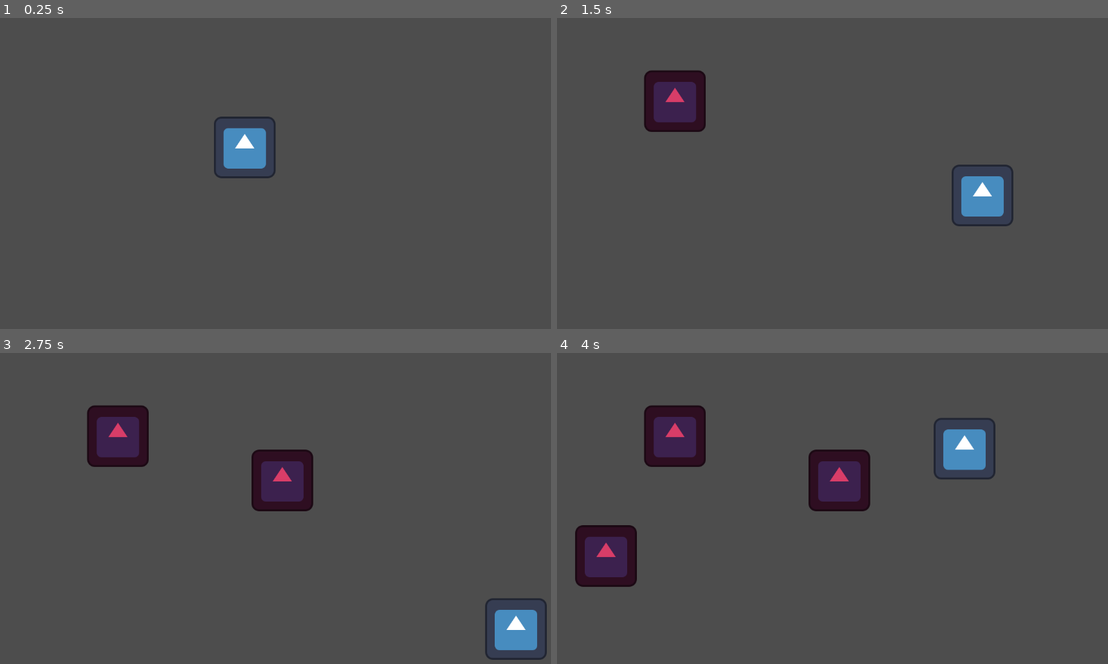
Above: before the commit, frames 1-4 (two rows, left to right).
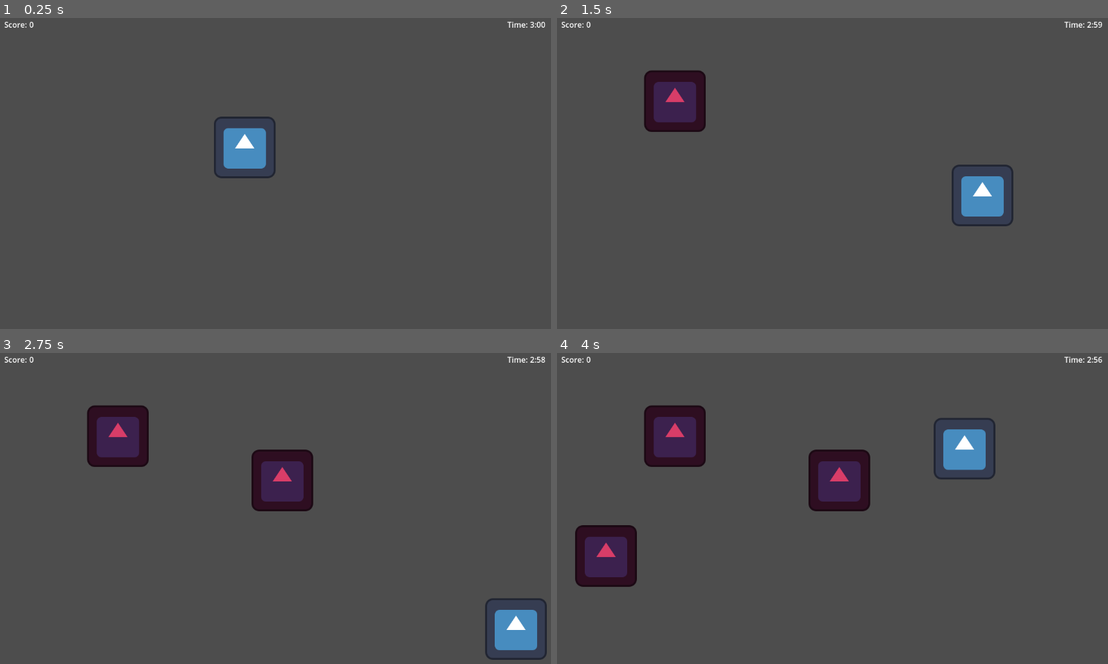
Above: after the commit, the same moments.

Repository: KevinGage/RyanTruckGame
Game: Godot game, scene res://world.tscn
Two runs of this game, one before a commit and one after it. Both use one fixed random seed, a clock stepped at 60 frames per second and the inputs below. The engine's default icon, where the game draws it, is replaced by a stand-in: a white triangle on a blue panel in a dark square.
Inputs:
- Up to frame 1 (0.25 s): no input
- Up to frame 2 (1.5 s): tap Enter at 0.5 s; hold Right (right) 0.53-1.28 s; hold S (down) from 1.28 s (still down)
- Up to frame 3 (2.75 s): release S (down) at 2.03 s; hold Right (right) from 2.03 s (still down)
- Up to frame 4 (4 s): tap Space at 2.75 s; release Right (right) at 2.78 s; hold Up (up) 2.78-3.53 s; hold A (left) from 3.53 s (still down)

The runs differ from the first frame. In frame 1, 0.1% of the frame differs, in the area x 0-99%, y 1-4%; in frame 2, 0.1%; in frame 3, 0.1%; in frame 4, 0.1%.

Commit message:
added UI, score, and timer

Diff:
--- /dev/null
+++ b/Timer.gd
@@ -0,0 +1,5 @@
+extends Timer
+
+
+func _on_timeout():
+	Globals.remaining_seconds -= 1
--- /dev/null
+++ b/globals/globals.gd
@@ -0,0 +1,30 @@
+extends Node
+
+signal score_changed
+signal remaining_seconds_changed
+signal game_over
+
+var current_score = 0:
+	get:
+		return current_score
+	set(value):
+		current_score = value
+		score_changed.emit()
+
+var remaining_seconds = 180:
+	get:
+		return remaining_seconds
+	set(value):
+		remaining_seconds = value
+		remaining_seconds_changed.emit()
+		if remaining_seconds <= 0:
+			game_over.emit()
+
+var remaining_time:
+	get:
+		@warning_ignore("integer_division")
+		var minutes = (remaining_seconds / 60) % 60
+		var seconds = remaining_seconds % 60
+		return "%01d:%02d" % [minutes, seconds]
+	set(_value):
+		pass
--- a/project.godot
+++ b/project.godot
@@ -14,6 +14,10 @@
 run/main_scene="res://world.tscn"
 config/features=PackedStringArray("4.1", "Mobile")
 config/icon="res://icon.svg"
+
+[autoload]
+
+Globals="*res://globals/globals.gd"
 
 [input]
 
--- a/scenes/car.gd
+++ b/scenes/cars/car.gd
@@ -3,6 +3,7 @@
 signal car_crushed(car)
 
 func _on_body_entered(_body):
+	Globals.current_score += 1
 	car_crushed.emit(self)
 
 func get_shape() -> Shape2D:
--- a/scenes/cars/car.tscn
+++ b/scenes/cars/car.tscn
@@ -1,13 +1,13 @@
 [gd_scene load_steps=4 format=3 uid="uid://bysbxb2kpcu2p"]
 
+[ext_resource type="Script" path="res://scenes/cars/car.gd" id="1_1xkic"]
 [ext_resource type="Texture2D" uid="uid://dmuyirhhvkk4i" path="res://icon.svg" id="1_lkq20"]
-[ext_resource type="Script" path="res://scenes/car.gd" id="1_uyd2c"]
 
 [sub_resource type="RectangleShape2D" id="RectangleShape2D_53v85"]
 size = Vector2(128, 128)
 
 [node name="car" type="Area2D"]
-script = ExtResource("1_uyd2c")
+script = ExtResource("1_1xkic")
 
 [node name="Sprite2D" type="Sprite2D" parent="."]
 modulate = Color(0.847059, 0.239216, 0.407843, 1)
--- /dev/null
+++ b/scenes/ui/ui.gd
@@ -0,0 +1,18 @@
+extends CanvasLayer
+
+@onready var score_label: Label = $MarginContainer/ScoreContainer/HBoxContainer/Score
+@onready var time_label: Label = $MarginContainer/TimeContainer/HBoxContainer/Time
+
+
+func _ready():
+	Globals.connect("score_changed", update_score_text)
+	Globals.connect("remaining_seconds_changed", update_time_text)
+	update_score_text()
+	update_time_text()
+
+func update_score_text():
+	score_label.text = str(Globals.current_score)
+
+
+func update_time_text():
+	time_label.text = str(Globals.remaining_time)
--- /dev/null
+++ b/scenes/ui/ui.tscn
@@ -0,0 +1,59 @@
+[gd_scene load_steps=2 format=3 uid="uid://rfhsixegd6ax"]
+
+[ext_resource type="Script" path="res://scenes/ui/ui.gd" id="1_7pf7a"]
+
+[node name="UI" type="CanvasLayer"]
+script = ExtResource("1_7pf7a")
+
+[node name="MarginContainer" type="MarginContainer" parent="."]
+anchors_preset = 10
+anchor_right = 1.0
+grow_horizontal = 2
+theme_override_constants/margin_left = 47
+theme_override_constants/margin_top = 13
+theme_override_constants/margin_right = 53
+
+[node name="ScoreContainer" type="Control" parent="MarginContainer"]
+layout_mode = 2
+size_flags_horizontal = 0
+size_flags_vertical = 4
+
+[node name="HBoxContainer" type="HBoxContainer" parent="MarginContainer/ScoreContainer"]
+layout_mode = 1
+anchors_preset = 15
+anchor_right = 1.0
+anchor_bottom = 1.0
+grow_horizontal = 2
+grow_vertical = 2
+size_flags_horizontal = 4
+
+[node name="Label" type="Label" parent="MarginContainer/ScoreContainer/HBoxContainer"]
+layout_mode = 2
+text = "Score:"
+vertical_alignment = 1
+
+[node name="Score" type="Label" parent="MarginContainer/ScoreContainer/HBoxContainer"]
+layout_mode = 2
+text = "0"
+vertical_alignment = 1
+
+[node name="TimeContainer" type="Control" parent="MarginContainer"]
+layout_mode = 2
+size_flags_horizontal = 8
+size_flags_vertical = 4
+
+[node name="HBoxContainer" type="HBoxContainer" parent="MarginContainer/TimeContainer"]
+layout_mode = 1
+anchors_preset = 15
+anchor_right = 1.0
+anchor_bottom = 1.0
+grow_horizontal = 2
+grow_vertical = 2
+
+[node name="Label" type="Label" parent="MarginContainer/TimeContainer/HBoxContainer"]
+layout_mode = 2
+text = "Time:"
+
+[node name="Time" type="Label" parent="MarginContainer/TimeContainer/HBoxContainer"]
+layout_mode = 2
+text = "3:00"
--- a/world.tscn
+++ b/world.tscn
@@ -1,8 +1,10 @@
-[gd_scene load_steps=4 format=3 uid="uid://dkfqwil5mb0o4"]
+[gd_scene load_steps=6 format=3 uid="uid://dkfqwil5mb0o4"]
 
 [ext_resource type="PackedScene" uid="uid://cy2lfkcmxf6mn" path="res://scenes/player/player1.tscn" id="1_wtbyr"]
 [ext_resource type="PackedScene" uid="uid://twv3dr0134m8" path="res://scenes/walls.tscn" id="2_7sh1g"]
 [ext_resource type="PackedScene" uid="uid://dbqfrvcvfa5hf" path="res://scenes/cars/cars.tscn" id="3_ilm16"]
+[ext_resource type="PackedScene" uid="uid://rfhsixegd6ax" path="res://scenes/ui/ui.tscn" id="4_xg4w8"]
+[ext_resource type="Script" path="res://Timer.gd" id="5_8b4l7"]
 
 [node name="World" type="Node2D"]
 
@@ -12,3 +14,11 @@
 
 [node name="Player1" parent="." instance=ExtResource("1_wtbyr")]
 position = Vector2(515, 269)
+
+[node name="UI" parent="." instance=ExtResource("4_xg4w8")]
+
+[node name="Timer" type="Timer" parent="."]
+autostart = true
+script = ExtResource("5_8b4l7")
+
+[connection signal="timeout" from="Timer" to="Timer" method="_on_timeout"]
